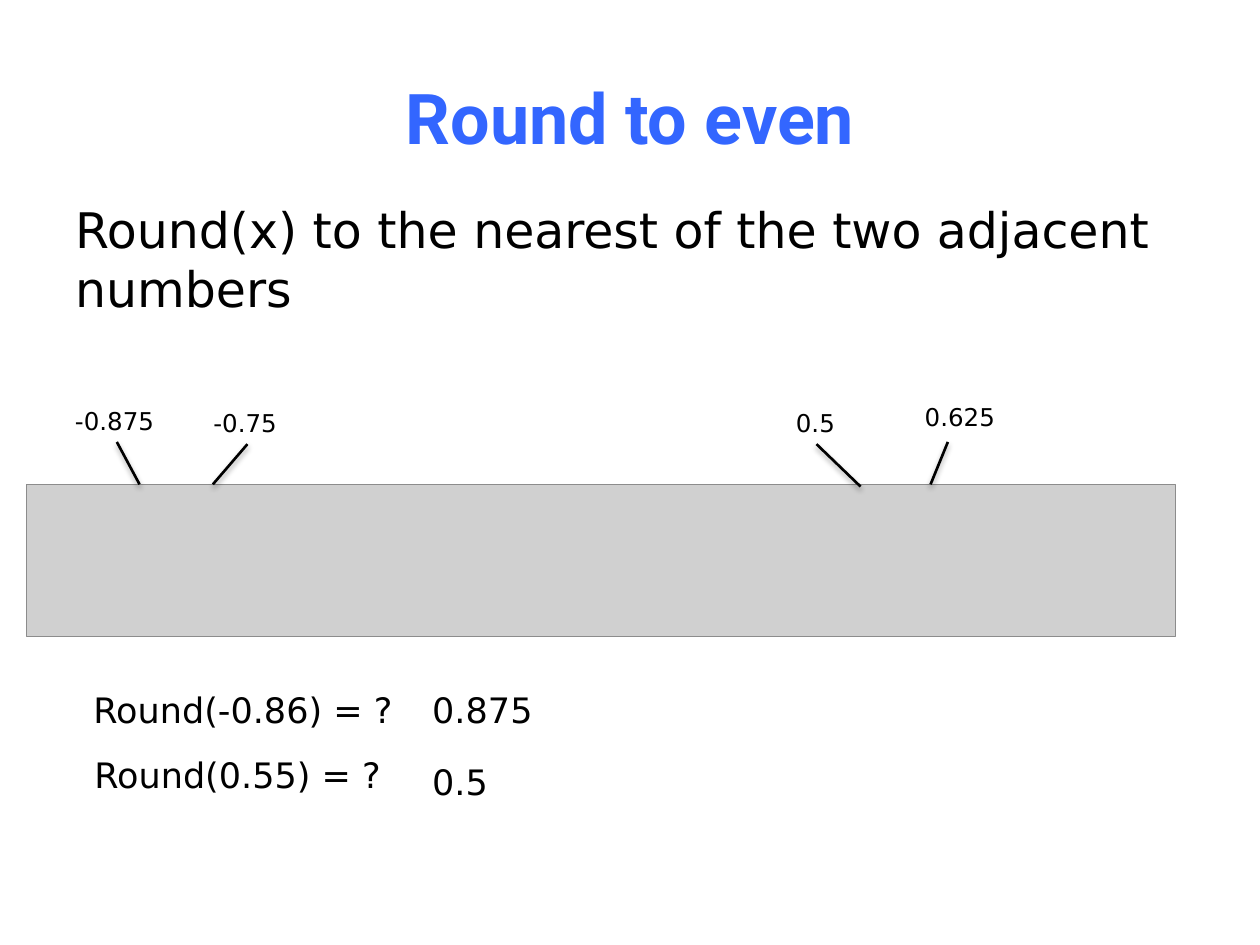
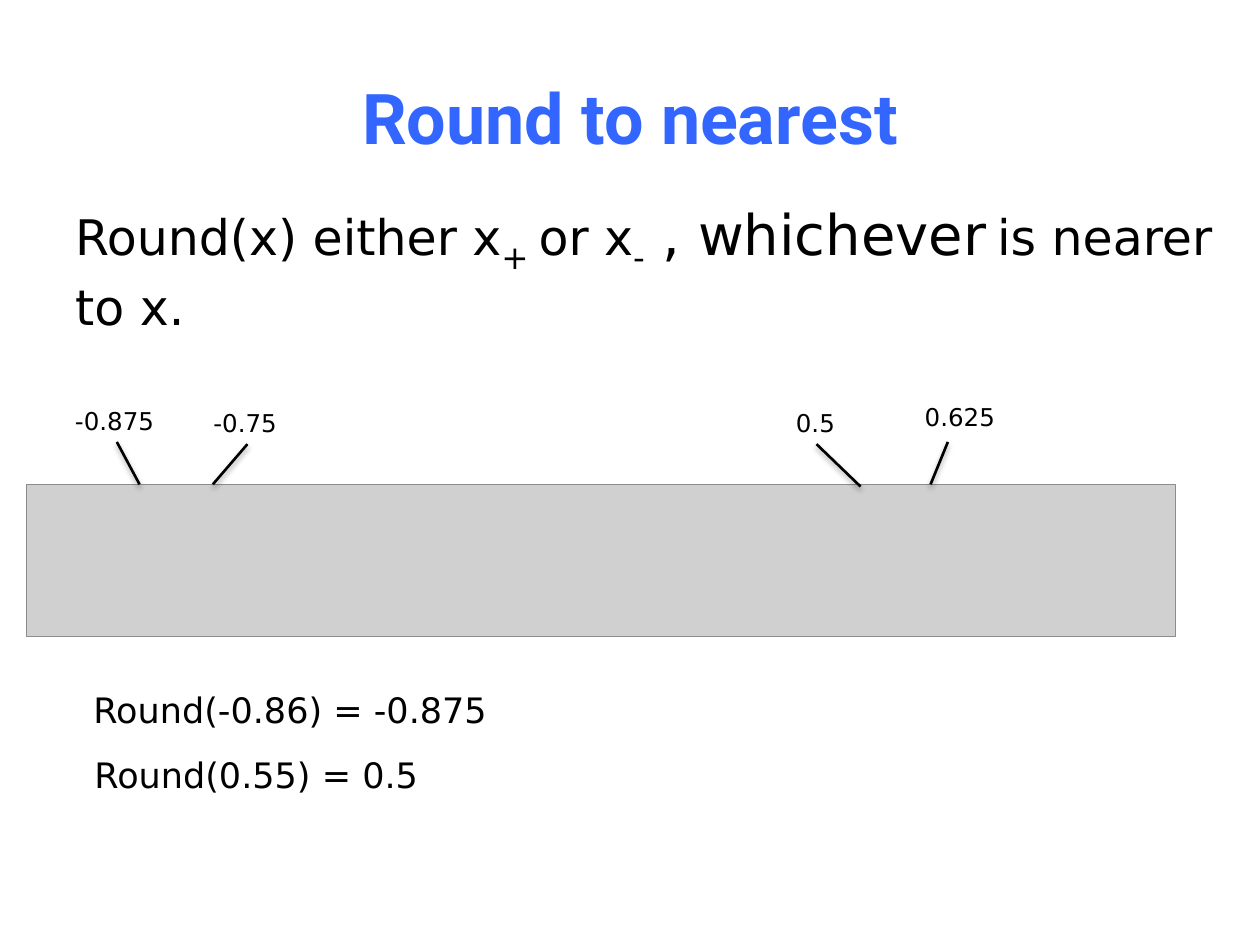
Before and after one commit to NYU-CSO/nyu-cso.github.io, a slide deck: slide 76 of notes/03-floats.pptx (slide 62 before the commit). Drawn at 1260x945 pixels with LibreOffice and Linux fonts; fonts in the diff are those of the drawing; grey boxes stand for pictures. Boxes give left, top, right and bottom in pixels: in the first picture for what was removed or moved away, otherwise in the second. Text is boxed around its words. In the diff, an @@ line names an element or a change of style, - is before the commit and + after.

```diff
--- a/notes/03-floats.pptx
+++ b/notes/03-floats.pptx
@@ title at [362,91,898,145]: text changed @@
-Round to even
+Round to nearest
@@ text at [75,212,1212,326]: text changed @@
-Round(x) to the nearest of the two adjacent numbers
+Round(x) either x+ or x- , whichever is nearer to x.
@@ text at [93,696,487,728]: text changed @@
-Round(-0.86) = ?
+Round(-0.86) = -0.875
@@ text removed at [432,697,532,724] @@
-0.875
@@ text at [94,761,418,793]: text changed @@
-Round(0.55) = ?
+Round(0.55) = 0.5
@@ text removed at [432,769,488,796] @@
-0.5
```
Also in this commit, not shown: 32 other slides changed, 23 slides added, 11 slides removed, 1 other file.
